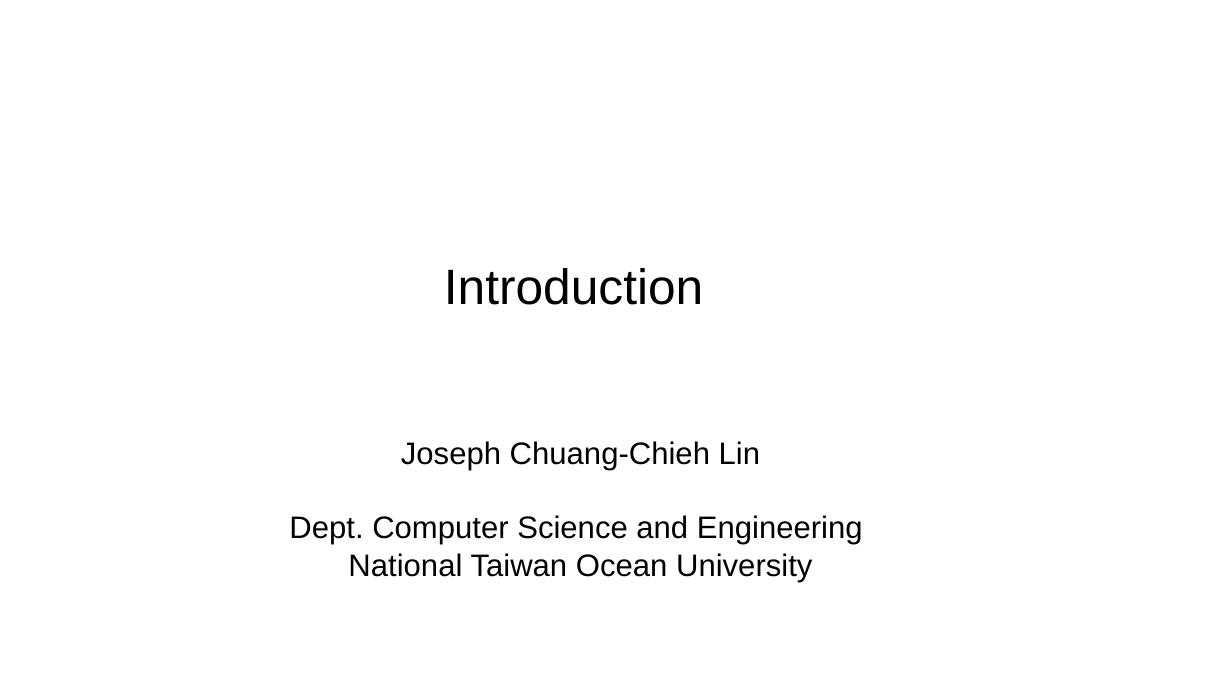
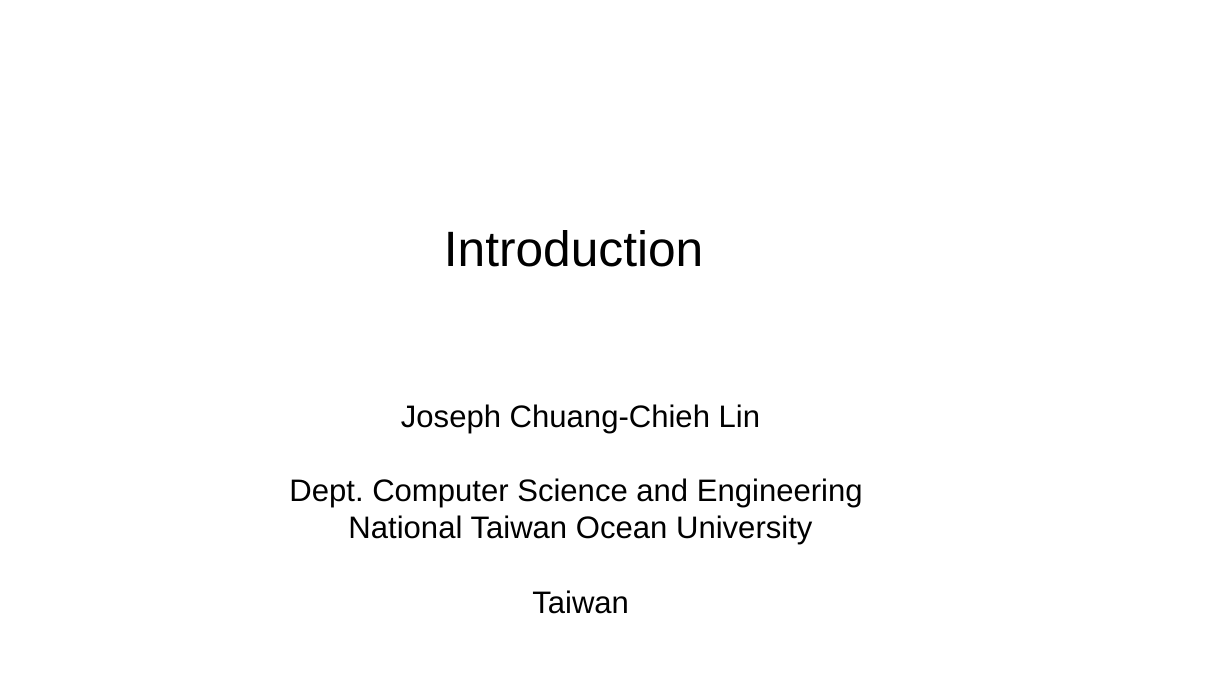
Before and after one commit to josephcclin/josephcclin.github.io, a slide deck: slide 1 of courses/ec/slides/ec_lect_introduction.odp. Drawn at 1232x693 pixels with LibreOffice and Linux fonts; fonts in the diff are those of the drawing; background and template pictures are left out. Boxes give left, top, right and bottom in pixels: in the first picture for what was removed or moved away, otherwise in the second. Text is boxed around its words. In the diff, an @@ line names an element or a change of style, - is before the commit and + after.

Commit message:
Slides updated

```diff
--- a/courses/ec/slides/ec_lect_introduction.odp
+++ b/courses/ec/slides/ec_lect_introduction.odp
@@ subtitle "Introduction": place and size @@
-subtitle "Introduction" at box(289, 268, 863, 582)
+subtitle "Introduction" at box(289, 230, 863, 614)
@@ subtitle at box(348, 515, 812, 614): text changed @@
-National Taiwan Ocean University
+National Taiwan Ocean University
+Taiwan
```
Also in this commit, not shown: 3 other files.
